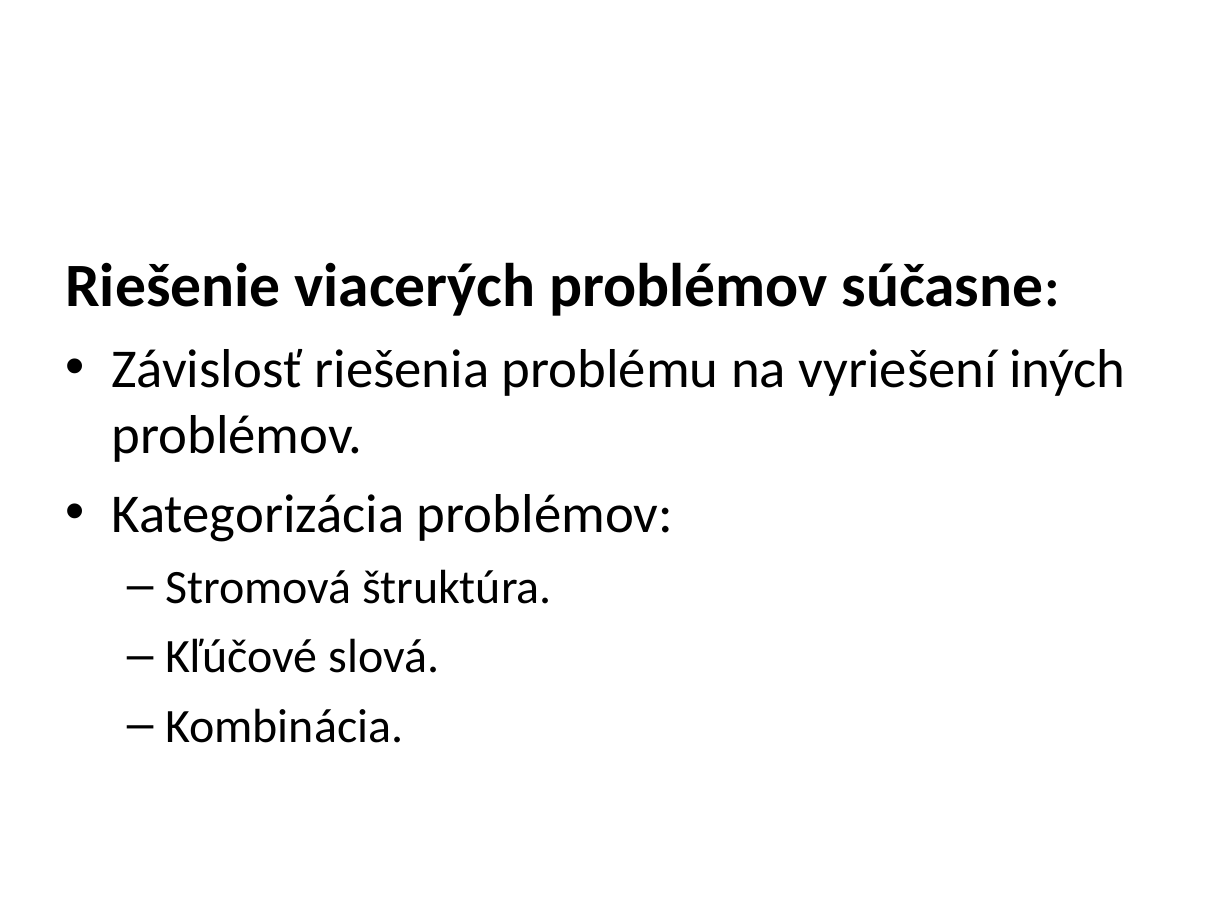
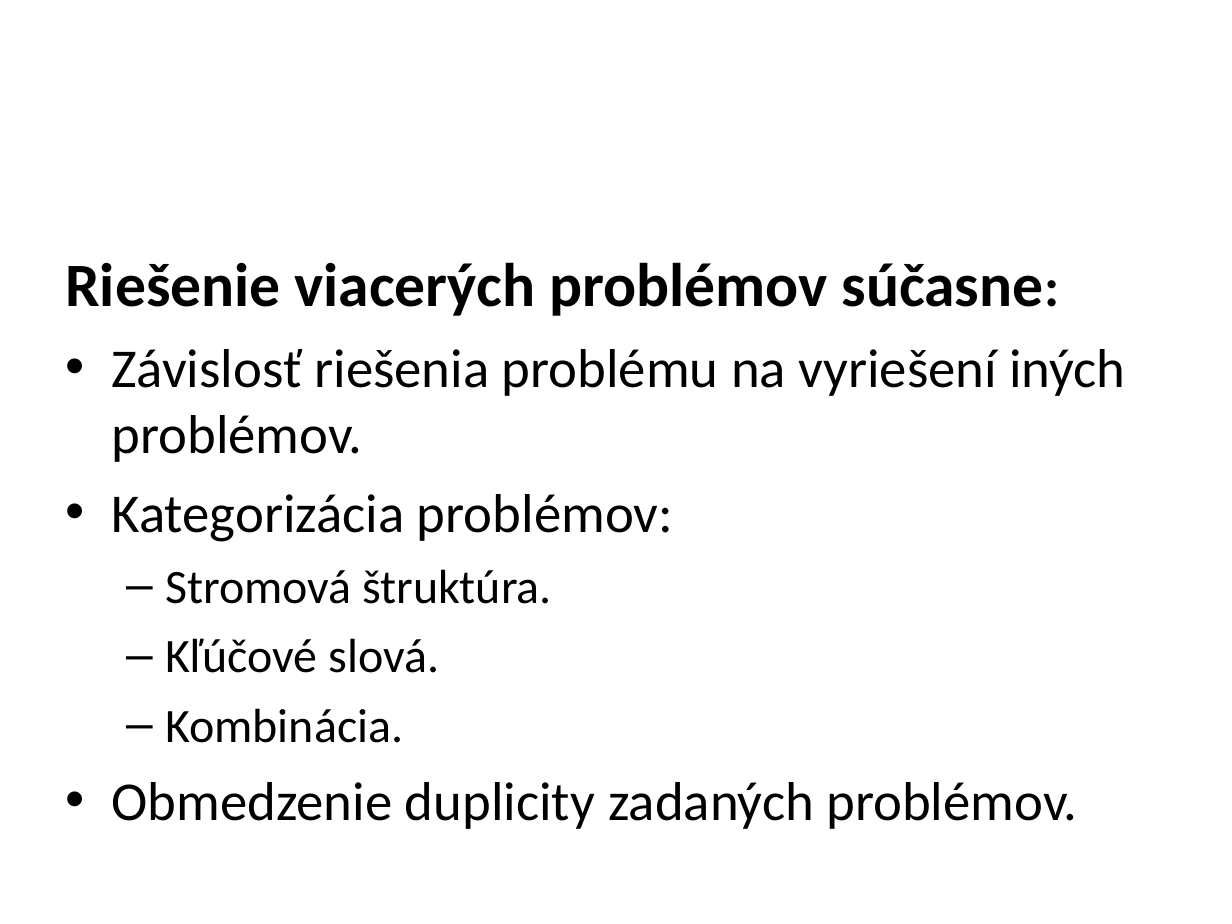
Before and after one commit to natalija4554/millenium, a slide deck: slide 6 of docs/presentation.ppt (slide 5 before the commit). Drawn at 1232x924 pixels with LibreOffice and Linux fonts; fonts in the diff are those of the drawing; background and template pictures are left out. Boxes give left, top, right and bottom in pixels: in the first picture for what was removed or moved away, otherwise in the second. Text is boxed around its words. In the diff, an @@ line names an element or a change of style, - is before the commit and + after.

```diff
--- a/docs/presentation.ppt
+++ b/docs/presentation.ppt
@@ text at <box>112,782,1077,829</box>: paragraph added @@
+• Obmedzenie duplicity zadaných problémov.
```
Also in this commit, not shown: 1 other slide changed, 8 slides added, 1 slide removed.
